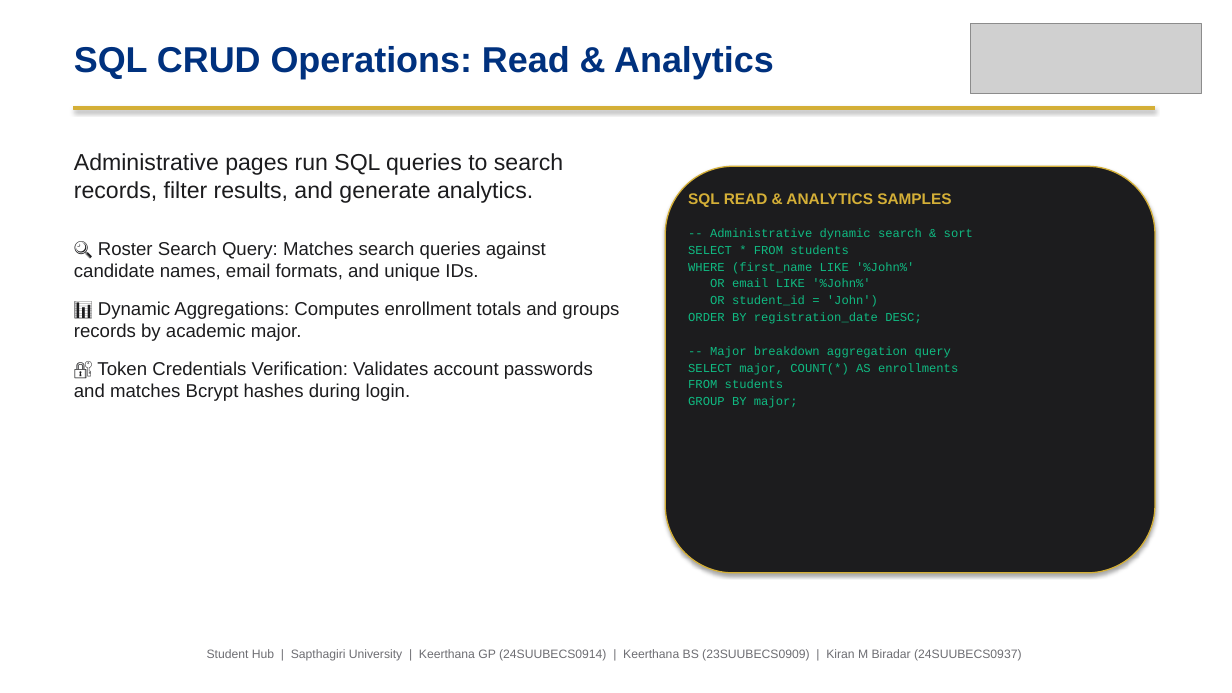
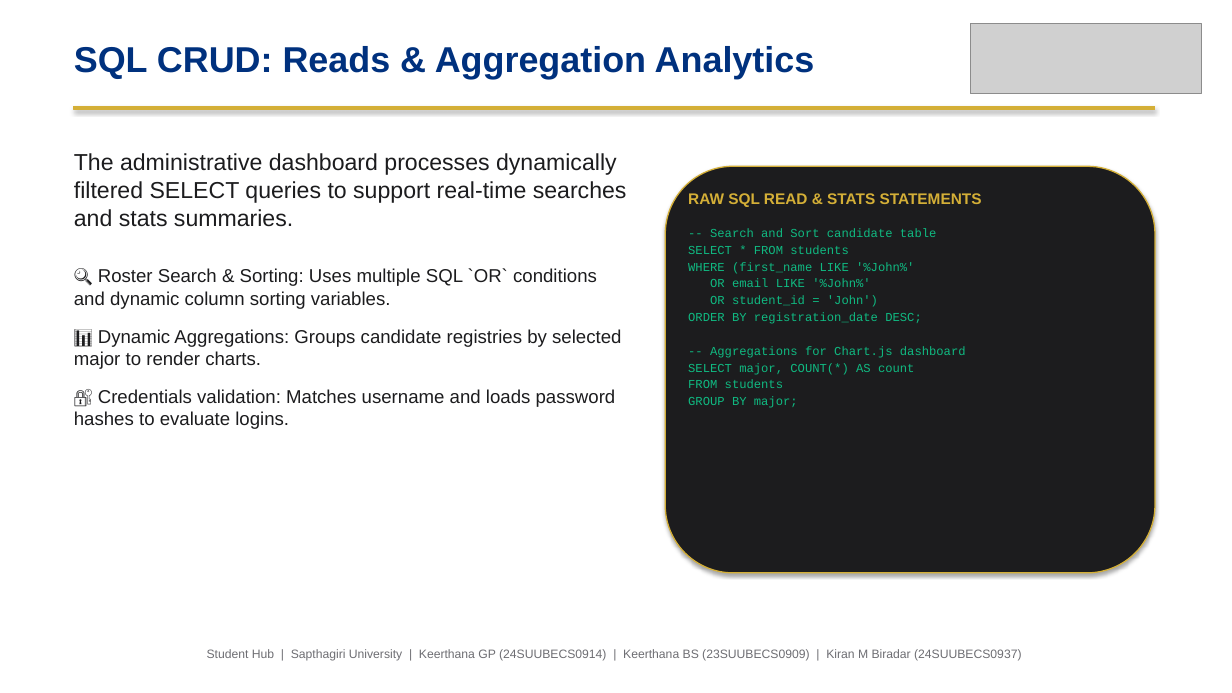
Before and after one commit to kirancodes-dev/Student-Registration, a slide deck: slide 9 of Student_Registration_Presentation.pptx. Drawn at 1232x693 pixels with LibreOffice and Linux fonts; fonts in the diff are those of the drawing; grey boxes stand for pictures. Boxes give left, top, right and bottom in pixels: in the first picture for what was removed or moved away, otherwise in the second. Text is boxed around its words. In the diff, an @@ line names an element or a change of style, - is before the commit and + after.

Commit message:
feat: compile and update 19-slide standard presentation for Student Hub

```diff
--- a/Student_Registration_Presentation.pptx
+++ b/Student_Registration_Presentation.pptx
@@ text at bbox=[74, 46, 815, 79]: text changed @@
-SQL CRUD Operations: Read & Analytics
+SQL CRUD: Reads & Aggregation Analytics
@@ text at bbox=[74, 153, 627, 429]: text changed @@
-Administrative pages run SQL queries to search records, filter results, and generate analytics.
-🔍 Roster Search Query: Matches search queries against candidate names, email formats, and unique IDs.
-📊 Dynamic Aggregations: Computes enrollment totals and groups records by academic major.
-🔐 Token Credentials Verification: Validates account passwords and matches Bcrypt hashes during login.
+The administrative dashboard processes dynamically filtered SELECT queries to support real-time searches and stats summaries.
+🔍 Roster Search & Sorting: Uses multiple SQL `OR` conditions and dynamic column sorting variables.
+📊 Dynamic Aggregations: Groups candidate registries by selected major to render charts.
+🔐 Credentials validation: Matches username and loads password hashes to evaluate logins.
@@ text at bbox=[688, 193, 982, 408]: text changed @@
-SQL READ & ANALYTICS SAMPLES
--- Administrative dynamic search & sort
-SELECT * FROM students
-WHERE (first_name LIKE '%John%'
-OR email LIKE '%John%'
-OR student_id = 'John')
-ORDER BY registration_date DESC;
--- Major breakdown aggregation query
-SELECT major, COUNT(*) AS enrollments
-FROM students
-GROUP BY major;
+RAW SQL READ & STATS STATEMENTS
+-- Search and Sort candidate table
+SELECT * FROM students
+WHERE (first_name LIKE '%John%'
+OR email LIKE '%John%'
+OR student_id = 'John')
+ORDER BY registration_date DESC;
+-- Aggregations for Chart.js dashboard
+SELECT major, COUNT(*) AS count
+FROM students
+GROUP BY major;
```
Also in this commit, not shown: 17 other slides changed, 1 other file.
